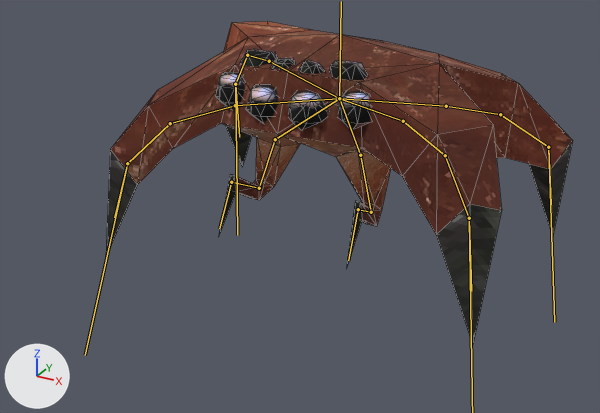
Renders of the glTF model area_43/entities/models/face_spider.gltf from each side of a commit.
Both versions are drawn from a 50 mm camera at (3.71, -7.61, 4.17) aimed at (-0.09, -0.69, 0.71). Arrows for +X, +Y and +Z are at lower left; the lights stay in place. Both versions are drawn at frame 5 of the action 'walk'; the numbers are the values there. The bones that bend it are drawn over the model as lines. Mesh edges are drawn as thin lines.
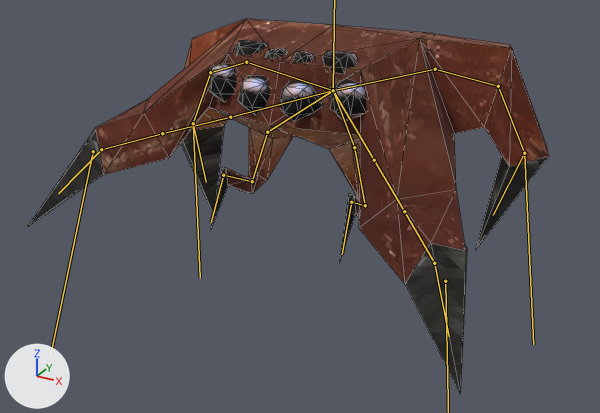
Edits to the bpy script that builds the scene:
```text
Change bone_rig_object:
    where bone_rig_object = bpy.data.objects['Armature']  # the whole rig 'Armature'
    bone_rig_object.location: (0.0, 0.0, 1.621) -> (-0.021, -0.083, 1.622)
Change bone_root:
    where bone_root = bpy.data.objects['Armature'].pose.bones['Root']
    bone_root.location: (0.0, 0.078, 0.0) -> (0.0, 0.187, 0.026)
Change bone_leg_front_hip_l:
    where bone_leg_front_hip_l = bpy.data.objects['Armature'].pose.bones['Leg_Front_Hip.L']  # child of 'Root'
    bone_leg_front_hip_l.rotation_quaternion: (1.0, 0.026, -0.002, 0.0) -> (0.978, -0.192, -0.003, -0.081)  # degrees (3, 0, 0) -> degrees (-22, -2, -9)
Change bone_leg_front_knee_l:
    where bone_leg_front_knee_l = bpy.data.objects['Armature'].pose.bones['Leg_Front_Knee.L']  # child of 'Leg_Front_Hip.L'
    bone_leg_front_knee_l.rotation_quaternion: (1.0, 0.001, -0.001, -0.003) -> (0.993, 0.114, -0.002, 0.035)  # degrees (0, 0, 0) -> degrees (13, -1, 4)
Change bone_leg_front_ankle_l:
    where bone_leg_front_ankle_l = bpy.data.objects['Armature'].pose.bones['Leg_Front_Ankle.L']  # child of 'Leg_Front_Knee.L'
    bone_leg_front_ankle_l.rotation_quaternion: (1.0, -0.008, 0.0, -0.002) -> (0.967, 0.253, 0.0, 0.001)  # degrees (-1, 0, 0) -> degrees (29, 0, 0)
Change bone_leg_back_hip_l:
    where bone_leg_back_hip_l = bpy.data.objects['Armature'].pose.bones['Leg_Back_Hip.L']  # child of 'Root'
    bone_leg_back_hip_l.rotation_quaternion: (1.0, -0.026, -0.002, 0.007) -> (0.973, 0.147, -0.045, -0.171)  # degrees (-3, 0, 1) -> degrees (18, -2, -20)
Change bone_leg_back_knee_l:
    where bone_leg_back_knee_l = bpy.data.objects['Armature'].pose.bones['Leg_Back_Knee.L']  # child of 'Leg_Back_Hip.L'
    bone_leg_back_knee_l.rotation_quaternion: (1.0, 0.009, -0.002, -0.01) -> (0.985, -0.173, 0.003, -0.002)  # degrees (1, 0, -1) -> degrees (-20, 0, 0)
Change bone_leg_back_ankle_l:
    where bone_leg_back_ankle_l = bpy.data.objects['Armature'].pose.bones['Leg_Back_Ankle.L']  # child of 'Leg_Back_Knee.L'
    bone_leg_back_ankle_l.rotation_quaternion: (1.0, 0.019, 0.0, -0.007) -> (0.973, -0.23, 0.002, 0.012)  # degrees (2, 0, -1) -> degrees (-27, 1, 1)
Change bone_leg_front_hip_r:
    where bone_leg_front_hip_r = bpy.data.objects['Armature'].pose.bones['Leg_Front_Hip.R']  # child of 'Root'
    bone_leg_front_hip_r.rotation_quaternion: (1.0, -0.028, -0.001, 0.004) -> (0.991, -0.096, 0.008, 0.095)  # degrees (-3, 0, 0) -> degrees (-11, 2, 11)
Change bone_leg_front_knee_r:
    where bone_leg_front_knee_r = bpy.data.objects['Armature'].pose.bones['Leg_Front_Knee.R']  # child of 'Leg_Front_Hip.R'
    bone_leg_front_knee_r.rotation_quaternion: (1.0, 0.013, -0.001, -0.004) -> (0.993, 0.115, 0.006, -0.035)  # degrees (1, 0, -1) -> degrees (13, 1, -4)
Change bone_leg_front_ankle_r:
    where bone_leg_front_ankle_r = bpy.data.objects['Armature'].pose.bones['Leg_Front_Ankle.R']  # child of 'Leg_Front_Knee.R'
    bone_leg_front_ankle_r.rotation_quaternion: (1.0, 0.024, 0.0, -0.001) -> (0.968, 0.253, 0.001, 0.0)  # degrees (3, 0, 0) -> degrees (29, 0, 0)
Change bone_leg_back_hip_r:
    where bone_leg_back_hip_r = bpy.data.objects['Armature'].pose.bones['Leg_Back_Hip.R']  # child of 'Root'
    bone_leg_back_hip_r.rotation_quaternion: (0.994, 0.092, 0.002, 0.059) -> (0.981, 0.06, 0.051, 0.175)  # degrees (11, 0, 7) -> degrees (8, 5, 21)
Change bone_leg_back_knee_r:
    where bone_leg_back_knee_r = bpy.data.objects['Armature'].pose.bones['Leg_Back_Knee.R']  # child of 'Leg_Back_Hip.R'
    bone_leg_back_knee_r.rotation_quaternion: (0.997, -0.065, -0.009, -0.034) -> (0.987, -0.159, 0.008, 0.021)  # degrees (-7, -1, -4) -> degrees (-18, 1, 2)
Change bone_leg_back_ankle_r:
    where bone_leg_back_ankle_r = bpy.data.objects['Armature'].pose.bones['Leg_Back_Ankle.R']  # child of 'Leg_Back_Knee.R'
    bone_leg_back_ankle_r.rotation_quaternion: (0.994, -0.102, 0.0, -0.028) -> (0.982, -0.188, 0.0, 0.002)  # degrees (-12, 0, -3) -> degrees (-22, 0, 0)
```

Changed parts and their boxes [x1, y1, x2, y2] in the pictures (600 x 413 px):
'Sphere', posed (12% wider, 15% taller)
    before: [106, 21, 573, 344]
    after: [28, 19, 549, 392]
bone 'Leg_Front_Hip.L', root to tip
    before: (339, 98) to (403, 121)
    after: (333, 90) to (374, 160)
bone 'Leg_Front_Knee.L', root to tip
    before: (403, 121) to (445, 155)
    after: (374, 160) to (404, 211)
bone 'Leg_Front_Ankle.L', root to tip
    before: (445, 155) to (469, 218)
    after: (404, 211) to (434, 263)
bone 'Leg_Back_Hip.L', root to tip
    before: (339, 98) to (446, 106)
    after: (333, 90) to (435, 69)
bone 'Leg_Back_Knee.L', root to tip
    before: (446, 106) to (500, 114)
    after: (435, 69) to (498, 86)
bone 'Leg_Back_Ankle.L', root to tip
    before: (500, 114) to (548, 147)
    after: (498, 86) to (524, 153)
bone 'Leg_Front_Hip.R', root to tip
    before: (339, 98) to (235, 105)
    after: (333, 90) to (230, 117)
bone 'Leg_Front_Knee.R', root to tip
    before: (235, 105) to (170, 123)
    after: (230, 117) to (162, 133)
bone 'Leg_Front_Ankle.R', root to tip
    before: (170, 123) to (127, 163)
    after: (162, 133) to (101, 149)
bone 'Leg_Back_Hip.R', root to tip
    before: (339, 98) to (269, 61)
    after: (333, 90) to (246, 62)
bone 'Leg_Back_Knee.R', root to tip
    before: (269, 61) to (247, 55)
    after: (246, 62) to (210, 72)
bone 'Leg_Back_Ankle.R', root to tip
    before: (247, 55) to (235, 84)
    after: (210, 72) to (193, 123)
